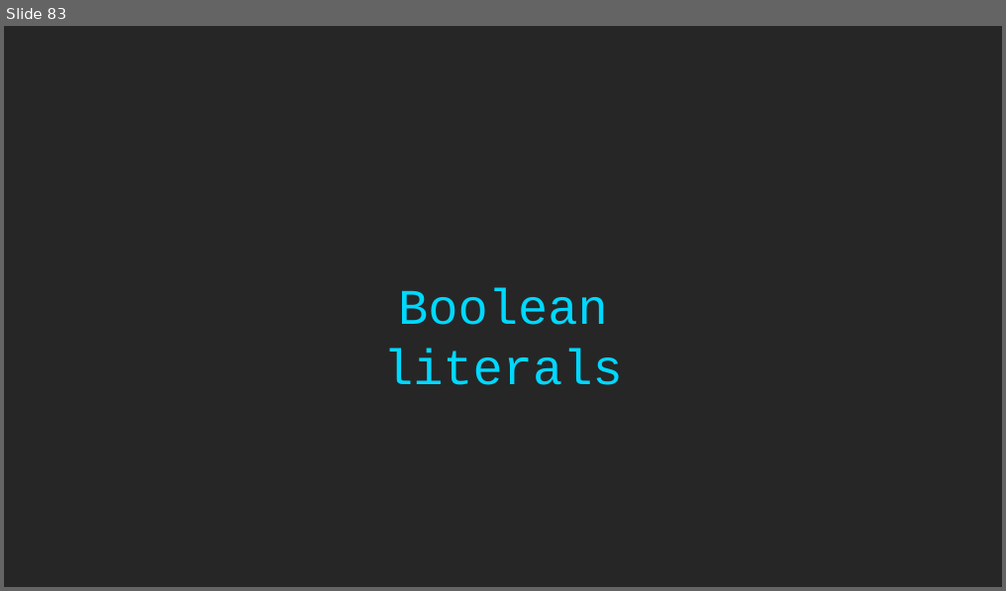
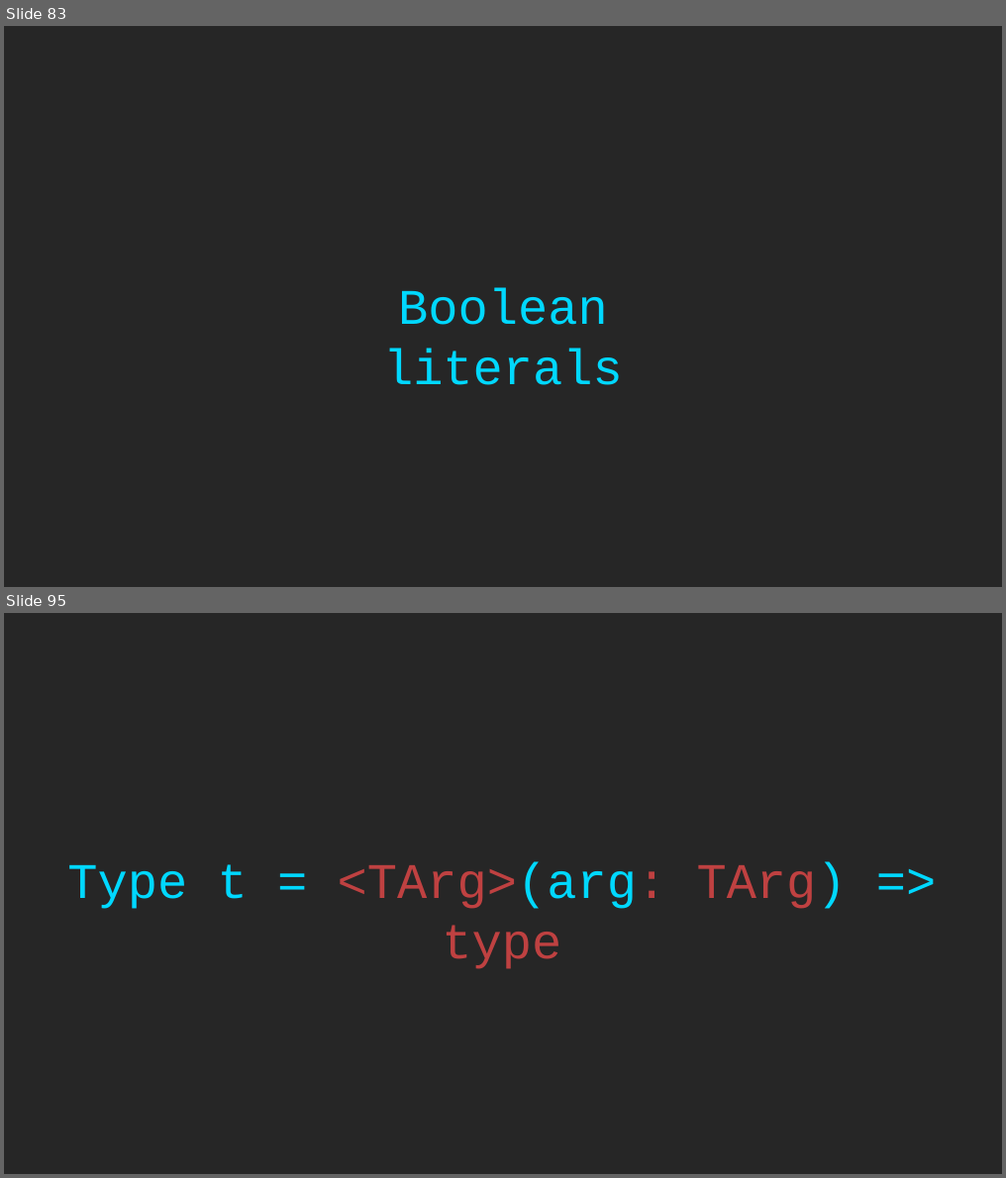
Before and after one commit to rkhaimov/ts-course, a slide deck: Course.pptx. Shown one above the other, each under a label of ours: slide 83 before the commit, slides 83 and 95 after it; the slides between them are not shown. The pictures are 1006x591 and 1006x1178 pixels, drawn with LibreOffice and Linux fonts; fonts in the diff are those of the drawing. Boxes give left, top, right and bottom in pixels: in the first picture for what was removed or moved away, otherwise in the second. Text is boxed around its words. In the diff, an @@ line names an element or a change of style, - is before the commit and + after.

```diff
--- a/Course.pptx
+++ b/Course.pptx
@@ slide 95 added at [4,613,1002,1174], background #262626 @@
@@ text added at [67,862,846,969], 48 pt, text #BF4141 @@
+Type t = <TArg>(arg: TArg) => type
```
Also in this commit, not shown: 14 other slides added.
